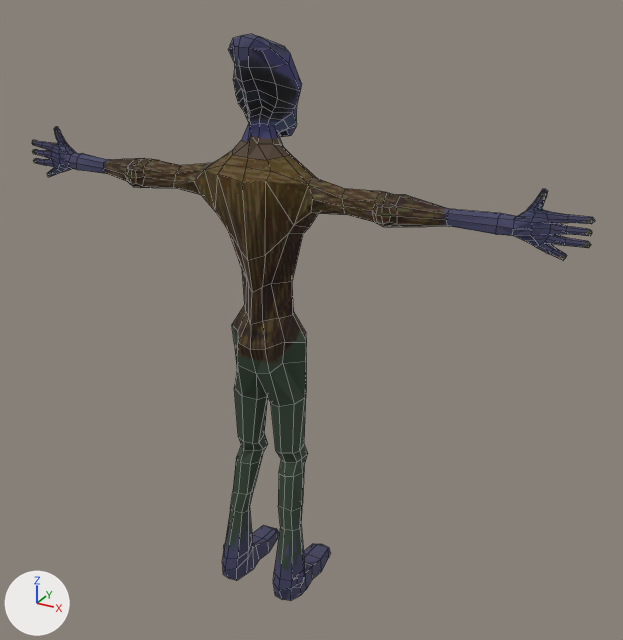
The Blender file Resources/3D/cephalophage.blend, before and after one commit.
Before and after are seen from a 50 mm camera at (8.45, -13.59, 13.24) aimed at (0.69, 0.53, 6.18). Lighting does not change. The marker at lower left points along +X, +Y and +Z. Mesh edges are drawn as thin lines.

In view in the first picture: 'cephalophage.001'.
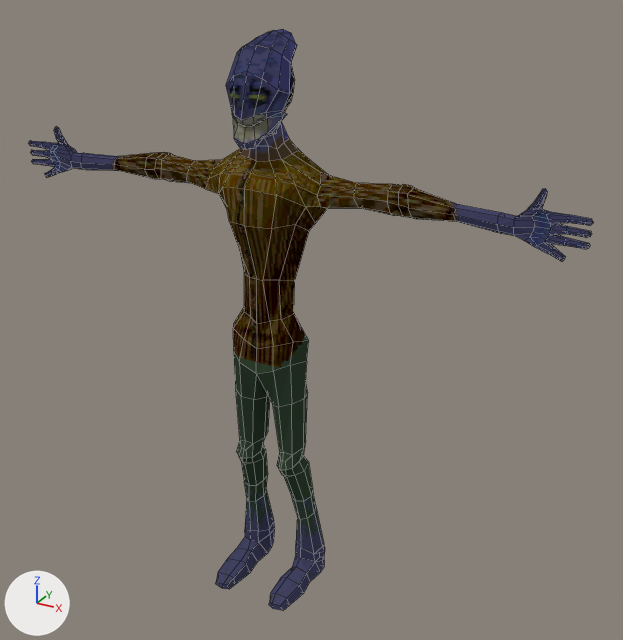
Pixel boxes (x1, y1, x2, y2) of what changed, in the pictures (623 x 640 px; the box of a moved part takes in the faces that stretch with it):
'cephalophage.001', surface changed, reshaped, turned: before (32, 34, 595, 601); after (29, 29, 593, 611)
'jaw', added: after (233, 112, 287, 150)
part 1 of me_plane_001, moved or reshaped: before (232, 109, 297, 160); after (257, 112, 282, 138)
part 2 of me_plane_001, moved or reshaped (not visible before): after (514, 208, 554, 253)
part 3 of me_plane_001, moved or reshaped (not visible before): after (51, 144, 72, 174)
part 4 of me_plane_001, surface changed: before (243, 34, 302, 155); after (226, 29, 296, 161)

The change, as a diff of the scene's bpy script:
```diff
--- a/Resources/3D/cephalophage.blend.py
+++ b/Resources/3D/cephalophage.blend.py
@@ img_cephalophage_skin @@
-img_cephalophage_skin = load_image('cephalophage-skin', '_unpacked/cephalophage-skin', 256, 256, 'sRGB')
+img_cephalophage_skin = load_image('cephalophage-skin', 'textures/cephalophage-skin.png', 256, 256, 'sRGB')
@@ mat_cephalophage @@
 mat_cephalophage.texture = img_cephalophage_skin
-mat_cephalophage.roughness = 0.8
+mat_cephalophage.roughness = 1.0
+mat_cephalophage.specular_ior_level = 0.0
@@ me_plane_001 @@
 # used by ob_cephalophage_001; location = (0.0, 0.0, 0.0); rotation_euler = (0.0, 0.0, 1.571), in degrees (0, 0, 90)
 # verts and faces of me_plane_001; kept vertices keep their numbers, new ones are numbered from 882
 # before: 382 (0.07, 5.2, 9.09), 383 (0.07, 5.12, 9.23), 386 (0.07, 5.21, 8.88), 388 (0.07, 5.27, 8.73), 402 (0.07, 5.18, 9.16)
 # before: 404 (0.07, 5.24, 8.8), 434 (0.07, 5.21, 8.98)
 # before: 809 (0.07, -5.2, 9.09), 810 (0.07, -5.12, 9.23), 813 (0.07, -5.21, 8.88), 815 (0.07, -5.27, 8.73), 829 (0.07, -5.18, 9.16)
 # before: 831 (0.07, -5.24, 8.8), 860 (0.07, -5.21, 8.98)
-me_plane_001.from_pydata(...)  # 882 vertices, 880 faces; spans x -0.95..1.16, y -6.05..6.05, z 0.0..11.77
+me_plane_001.from_pydata(...)  # 876 vertices, 874 faces; spans x -0.95..1.16, y -6.05..6.05, z 0.0..11.77
+# me_plane_001 part 1
+# 10 vertices are removed from x 0.42..0.75, y -0.23..0.23, z 9.82..10.01
+# 18 faces are deleted
+# 7 vertices move from x -0.49..0.77, y -0.37..0.37, z 9.93..10.12 to x -0.53..0.56, y -0.37..0.37, z 9.92..10.38
+# 4 vertices are added at (0.53, 0.16, 10.31), (0.53, -0.16, 10.31), (0.41, 0.12, 10.14), (0.41, -0.12, 10.14)
+# 12 new faces join them
+# me_plane_001 part 2
+verts[382] = (0.03, 5.1, 9.09)  # moved, pixel (533, 220)
+verts[383] = (0.07, 5.16, 9.24)  # moved, pixel (537, 212)
+verts[386] = (0.03, 5.11, 8.89)  # moved, pixel (532, 232)
+verts[388] = (0.07, 5.21, 8.69)  # moved, pixel (537, 245)
+verts[402] = (0.03, 5.07, 9.16)  # moved, pixel (532, 215)
+verts[404] = (0.03, 5.06, 8.8)  # moved, pixel (529, 237)
+verts[434] = (0.03, 5.13, 8.99)  # moved, pixel (534, 226)
+# me_plane_001 part 3
+verts[809] = (0.07, -5.32, 9.09)  # moved, pixel (53, 151)
+verts[810] = (0.07, -5.16, 9.24)  # moved, pixel (58, 145)
+verts[860] = (0.07, -5.25, 8.99)  # moved, pixel (56, 156)
+verts[813] = (0.06, -5.18, 8.88)  # moved, pixel (59, 161)
+verts[815] = (0.07, -5.21, 8.69)  # moved, pixel (59, 170)
+verts[829] = (0.07, -5.24, 9.17)  # moved, pixel (55, 148)
+verts[831] = (0.06, -5.18, 8.8)  # moved, pixel (59, 165)
+# me_plane_001 part 4: 48 kept faces spanning x -0.7..0.8, y -5.39..0.64, z 8.95..11.77 get new texture (UV) coordinates
 me_plane_001.materials.append(mat_cephalophage)
@@ me_plane_003 @@
+me_plane_003.from_pydata(...)  # 44 vertices, 42 faces; spans x -0.49..0.49, y -0.133..0.747, z -0.47..0.164
+me_plane_003.materials.append(mat_cephalophage)  # picture img_cephalophage_skin
@@ ob_cephalophage_001 @@
 ob_cephalophage_001.location = (0.0, 0.0, 0.0)
-ob_cephalophage_001.rotation_euler = (0.0, 0.0, 1.571)  # degrees (0, 0, 90)
+ob_cephalophage_001.rotation_euler = (0.0, 0.0, -1.571)  # degrees (0, 0, -90)
@@ ob_jaw @@
+ob_jaw = bpy.data.objects.new('jaw', me_plane_003)
+ob_jaw.location = (0.0, 0.02, 10.29)
+ob_jaw.rotation_euler = (0.0, 0.0, -3.142)  # degrees (0, 0, -180)
```
